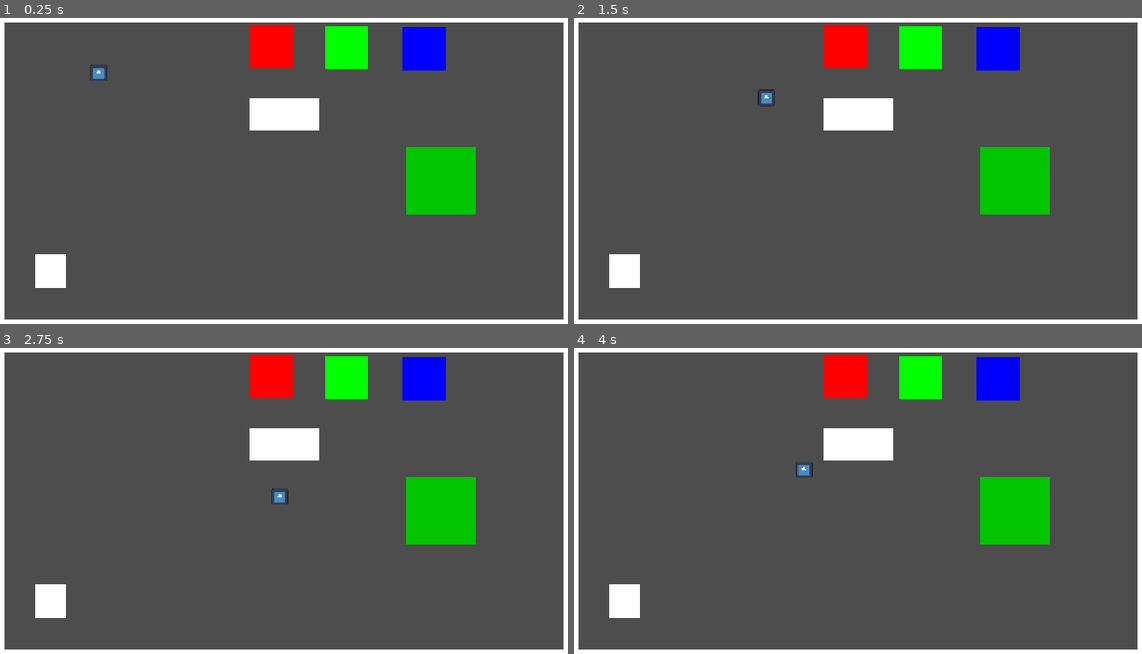
Above: before the commit, frames 1-4 (two rows, left to right).
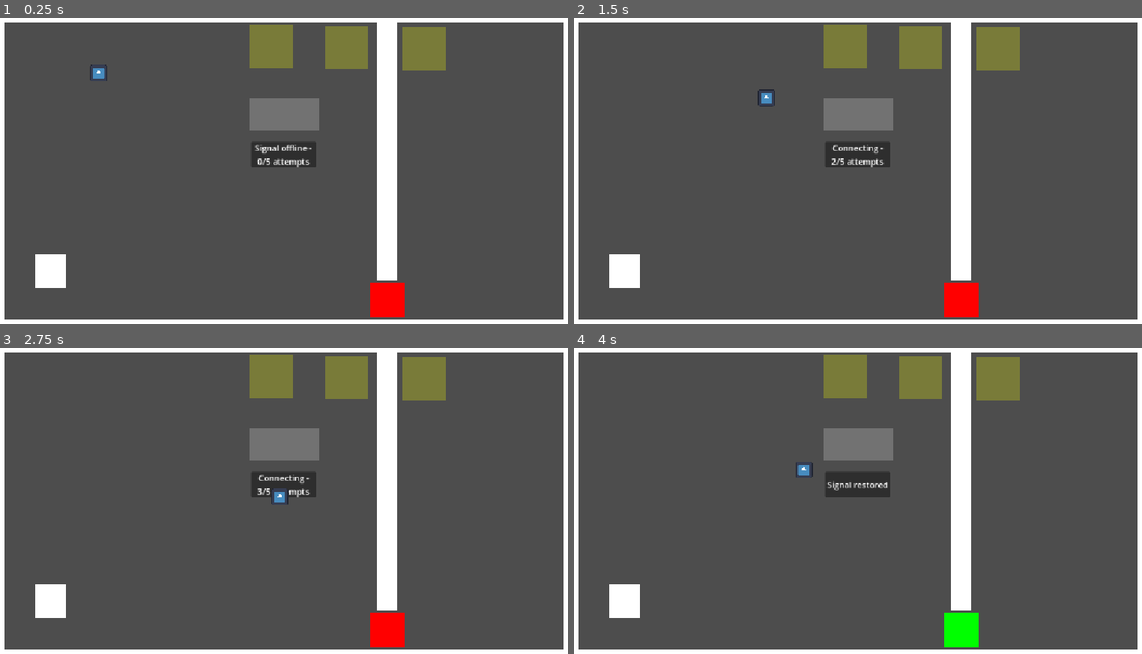
Above: after the commit, the same moments.

Repository: nicktaylor18/dead-air
Game: Godot game, scene res://scenes/Main.tscn
The game is run twice, just before and just after one commit, with the same random seed, the same clock (stepped at 60 frames per second) and the same inputs. The engine's default icon, where the game draws it, is replaced by a stand-in: a white triangle on a blue panel in a dark square.
Inputs:
- Up to frame 1 (0.25 s): no input
- Up to frame 2 (1.5 s): tap Enter at 0.5 s; hold D (Right) 0.53-1.28 s; hold E (try_connection) 0.53-1.28 s; hold S (Down) from 1.28 s (still down); tap E (try_connection) at 1.35 s
- Up to frame 3 (2.75 s): release S (Down) at 2.03 s; hold D (Right) from 2.03 s (still down); hold E (try_connection) from 2.03 s (still down)
- Up to frame 4 (4 s): release D (Right) at 2.78 s; release E (try_connection) at 2.78 s; hold W (Up) 2.78-3.53 s; tap E (try_connection) at 2.85 s; tap Space at 3.5 s; hold A (Left) from 3.53 s (still down); hold E (try_connection) from 3.53 s (still down)

The runs differ from the first frame. In frame 1, 12% of the frame differs, in the area x 43-84%, y 1-98%; in frame 2, 12%; in frame 3, 12%; in frame 4, 12%.

Commit message:
Module 1 Assessment - Maintenance Checkpoint
Your character must restore power to a security checkpoint inside the radio station.

A locked maintenance door blocks the only route to the exit.

A nearby control panel requires multiple activation attempts before the door can be unlocked.

Once you've restored the connection, the door opens, allowing the player to reach the exit.

Diff:
--- a/scenes/Console.tscn
+++ b/scenes/Console.tscn
@@ -6,7 +6,14 @@
 script = ExtResource("1_tqaav")
 required_attempts = 5
 
-[node name="StatusLabel" type="Label" parent="." unique_id=868372129]
-offset_right = 40.0
-offset_bottom = 23.0
+[node name="PanelContainer" type="PanelContainer" parent="." unique_id=23204541]
+offset_right = 125.0
+offset_bottom = 49.0
+
+[node name="StatusLabel" type="Label" parent="PanelContainer" unique_id=868372129]
+unique_name_in_owner = true
+custom_maximum_size = Vector2(125, 100)
+layout_mode = 2
 text = "Signal offline - 0/3 attempts"
+horizontal_alignment = 1
+autowrap_mode = 3
--- a/scenes/Main.tscn
+++ b/scenes/Main.tscn
@@ -1,24 +1,13 @@
 [gd_scene format=3 uid="uid://d16b0uqag33fy"]
 
 [ext_resource type="PackedScene" uid="uid://8u1y2khj8aq3" path="res://scenes/Player.tscn" id="1_elqb8"]
+[ext_resource type="PackedScene" uid="uid://cx1582i26q4to" path="res://scenes/vert_wall.tscn" id="2_nxtc6"]
 [ext_resource type="PackedScene" uid="uid://7fv77ooflgoa" path="res://scenes/crate.tscn" id="2_rvslj"]
+[ext_resource type="PackedScene" uid="uid://cqsbovk41gan2" path="res://scenes/hor_wall.tscn" id="3_jlsqs"]
 [ext_resource type="PackedScene" uid="uid://cxlwmxp86an0l" path="res://scenes/desk.tscn" id="3_rarhs"]
 [ext_resource type="PackedScene" uid="uid://decg628plhkwu" path="res://scenes/small_crate.tscn" id="4_vcsgt"]
-
-[sub_resource type="RectangleShape2D" id="RectangleShape2D_elqb8"]
-size = Vector2(40, 648)
-
-[sub_resource type="RectangleShape2D" id="RectangleShape2D_dsyr7"]
-size = Vector2(40, 648)
-
-[sub_resource type="RectangleShape2D" id="RectangleShape2D_rvslj"]
-size = Vector2(1152, 40)
-
-[sub_resource type="RectangleShape2D" id="RectangleShape2D_tj3jp"]
-size = Vector2(1152, 40)
-
-[sub_resource type="RectangleShape2D" id="RectangleShape2D_cl616"]
-size = Vector2(134, 131)
+[ext_resource type="PackedScene" uid="uid://d2ssnl1gs41i4" path="res://scenes/Console.tscn" id="7_jlsqs"]
+[ext_resource type="PackedScene" uid="uid://bf2bs5q6xaef" path="res://scenes/door.tscn" id="7_q8u5g"]
 
 [node name="Main" type="Node2D" unique_id=998002667]
 
@@ -30,53 +19,24 @@
 
 [node name="Walls" type="Node2D" parent="." unique_id=2107968689]
 
-[node name="VertWall" type="StaticBody2D" parent="Walls" unique_id=1786772384]
+[node name="VertWall" parent="Walls" unique_id=1485700101 instance=ExtResource("2_nxtc6")]
 
-[node name="VertColorRect" type="ColorRect" parent="Walls/VertWall" unique_id=1506689393]
-offset_right = 40.0
-offset_bottom = 648.0
-
-[node name="CollisionShape2D" type="CollisionShape2D" parent="Walls/VertWall" unique_id=1783430019]
-position = Vector2(20, 324)
-shape = SubResource("RectangleShape2D_elqb8")
-
-[node name="VertWall2" type="StaticBody2D" parent="Walls" unique_id=670833907]
+[node name="VertWall2" parent="Walls" unique_id=1695679526 instance=ExtResource("2_nxtc6")]
 position = Vector2(1112, 0)
 
-[node name="VertColorRect" type="ColorRect" parent="Walls/VertWall2" unique_id=2047623012]
-offset_right = 40.0
-offset_bottom = 648.0
+[node name="VertWall3" parent="Walls" unique_id=1766486067 instance=ExtResource("2_nxtc6")]
+position = Vector2(754, 0)
+scale = Vector2(1, 0.825)
 
-[node name="CollisionShape2D" type="CollisionShape2D" parent="Walls/VertWall2" unique_id=1756717895]
-position = Vector2(20, 324)
-shape = SubResource("RectangleShape2D_dsyr7")
+[node name="HorWall" parent="Walls" unique_id=1234593636 instance=ExtResource("3_jlsqs")]
 
-[node name="HorWall" type="StaticBody2D" parent="Walls" unique_id=692466476]
-
-[node name="HorRect2" type="ColorRect" parent="Walls/HorWall" unique_id=7089906]
-offset_right = 1152.0
-offset_bottom = 40.0
-
-[node name="CollisionShape2D" type="CollisionShape2D" parent="Walls/HorWall" unique_id=156585998]
-position = Vector2(576, 20)
-shape = SubResource("RectangleShape2D_rvslj")
-
-[node name="HorWall2" type="StaticBody2D" parent="Walls" unique_id=2089509583]
+[node name="HorWall2" parent="Walls" unique_id=1196304688 instance=ExtResource("3_jlsqs")]
 position = Vector2(0, 608)
-
-[node name="HorRect2" type="ColorRect" parent="Walls/HorWall2" unique_id=1188580449]
-offset_right = 1152.0
-offset_bottom = 40.0
-
-[node name="CollisionShape2D" type="CollisionShape2D" parent="Walls/HorWall2" unique_id=617119928]
-position = Vector2(576, 20)
-shape = SubResource("RectangleShape2D_tj3jp")
 
 [node name="Furniture" type="Node2D" parent="." unique_id=1291483307]
 
 [node name="Crate" parent="Furniture" unique_id=273118951 instance=ExtResource("2_rvslj")]
 position = Vector2(509, 44)
-crate_color = Color(1, 0, 0, 1)
 
 [node name="Desk" parent="Furniture" unique_id=2109648496 instance=ExtResource("3_rarhs")]
 position = Vector2(511, 185)
@@ -84,23 +44,18 @@
 [node name="SmallCrate" parent="Furniture" unique_id=541853133 instance=ExtResource("4_vcsgt")]
 position = Vector2(129, 514)
 
-[node name="SpecialCrate" type="StaticBody2D" parent="Furniture" unique_id=836255920]
-position = Vector2(810, 277)
-collision_layer = 4
-
-[node name="SpCrateRect" type="ColorRect" parent="Furniture/SpecialCrate" unique_id=1124083787]
-offset_right = 134.0
-offset_bottom = 131.0
-color = Color(6.8345666e-06, 0.7738233, 1.540184e-06, 1)
-
-[node name="CollisionShape2D" type="CollisionShape2D" parent="Furniture/SpecialCrate" unique_id=2145965873]
-position = Vector2(67, 65.5)
-shape = SubResource("RectangleShape2D_cl616")
-
 [node name="Crate2" parent="Furniture" unique_id=1769401921 instance=ExtResource("2_rvslj")]
 position = Vector2(655, 46)
-crate_color = Color(0, 1, 0, 1)
 
 [node name="Crate3" parent="Furniture" unique_id=1714649786 instance=ExtResource("2_rvslj")]
 position = Vector2(804, 48)
-crate_color = Color(0, 0, 1, 1)
+
+[node name="Console" parent="Furniture" unique_id=1728134349 instance=ExtResource("7_jlsqs")]
+position = Vector2(513, 268)
+
+[node name="Interactables" type="Node2D" parent="." unique_id=781004755]
+
+[node name="Door" parent="Interactables" unique_id=764587154 instance=ExtResource("7_q8u5g")]
+position = Vector2(741, 538)
+
+[connection signal="signal_restored" from="Furniture/Console" to="Interactables/Door" method="_on_console_signal_restored"]
--- a/scenes/Player.tscn
+++ b/scenes/Player.tscn
@@ -9,9 +9,9 @@
 [node name="Player" type="CharacterBody2D" unique_id=176103627]
 script = ExtResource("1_v6fml")
 
+[node name="CollisionShape2D" type="CollisionShape2D" parent="." unique_id=78113782]
+shape = SubResource("RectangleShape2D_dsyr7")
+
 [node name="Sprite2D" type="Sprite2D" parent="." unique_id=1726025981]
 scale = Vector2(0.25, 0.25)
 texture = ExtResource("2_3li8b")
-
-[node name="CollisionShape2D" type="CollisionShape2D" parent="." unique_id=78113782]
-shape = SubResource("RectangleShape2D_dsyr7")
--- a/scenes/console.gd
+++ b/scenes/console.gd
@@ -1,8 +1,9 @@
 extends Node2D
 
 var attempts: int = 0
+signal signal_restored
 @export var required_attempts: int = 3
-@onready var status_label: Label = $StatusLabel
+@onready var status_label: Label = %StatusLabel
 
 func _ready() -> void:
 	status_label.text = "Signal offline - 0/" + str(required_attempts) + " attempts"
@@ -16,6 +17,7 @@
 		print(attempts)
 		if attempts >= required_attempts:
 			status_label.text = "Signal restored"
+			emit_signal("signal_restored")
 
 func _unhandled_key_input(event: InputEvent) -> void:
 	if event.is_action_pressed("try_connection"):
--- a/scenes/crate.gd
+++ b/scenes/crate.gd
@@ -1,8 +1,8 @@
 extends StaticBody2D
 
-@export var crate_color: Color
+@export var crate_color: Color = Color(0.474, 0.481, 0.223, 1.0)
 
-@onready var crate_rect: ColorRect = $CrateRect
+@onready var crate_rect: ColorRect = %CrateRect
 
 func _ready() -> void:
 	crate_rect.color = crate_color
--- a/scenes/crate.tscn
+++ b/scenes/crate.tscn
@@ -8,10 +8,12 @@
 [node name="Crate" type="StaticBody2D" unique_id=273118951]
 script = ExtResource("1_b66cd")
 
-[node name="CrateRect" type="ColorRect" parent="." unique_id=1340505808]
-offset_right = 83.0
-offset_bottom = 83.0
-
 [node name="CollisionShape2D" type="CollisionShape2D" parent="." unique_id=1040900076]
 position = Vector2(41.5, 42)
 shape = SubResource("RectangleShape2D_0bbpv")
+
+[node name="CrateRect" type="ColorRect" parent="." unique_id=1340505808]
+unique_name_in_owner = true
+offset_right = 83.0
+offset_bottom = 83.0
+color = Color(0.474, 0.481, 0.223, 1)
--- a/scenes/desk.tscn
+++ b/scenes/desk.tscn
@@ -5,11 +5,12 @@
 
 [node name="Desk" type="StaticBody2D" unique_id=2109648496]
 
+[node name="CollisionShape2D" type="CollisionShape2D" parent="." unique_id=1797232736]
+position = Vector2(66.5, 31.5)
+shape = SubResource("RectangleShape2D_rarhs")
+
 [node name="DeskRect" type="ColorRect" parent="." unique_id=2129059398]
 offset_left = -1.0
 offset_right = 134.0
 offset_bottom = 62.0
-
-[node name="CollisionShape2D" type="CollisionShape2D" parent="." unique_id=1797232736]
-position = Vector2(66.5, 31.5)
-shape = SubResource("RectangleShape2D_rarhs")
+color = Color(0.446777, 0.44677705, 0.44677705, 1)
--- /dev/null
+++ b/scenes/door.gd
@@ -0,0 +1,11 @@
+extends StaticBody2D
+
+@onready var door_rect: ColorRect = %DoorRect
+
+func _ready() -> void:
+	collision_layer = 1
+
+func _on_console_signal_restored() -> void:
+	print("Door: Signal received")
+	collision_layer = 4
+	door_rect.color = Color(0.0, 1.0, 0.0, 1.0)
--- /dev/null
+++ b/scenes/door.tscn
@@ -0,0 +1,20 @@
+[gd_scene format=3 uid="uid://bf2bs5q6xaef"]
+
+[ext_resource type="Script" uid="uid://pr8pne53iw8g" path="res://scenes/door.gd" id="1_hpvv5"]
+
+[sub_resource type="RectangleShape2D" id="RectangleShape2D_cl616"]
+size = Vector2(67, 65)
+
+[node name="Door" type="StaticBody2D" unique_id=764587154]
+collision_layer = 4
+script = ExtResource("1_hpvv5")
+
+[node name="CollisionShape2D" type="CollisionShape2D" parent="." unique_id=58102035]
+position = Vector2(33.5, 32.5)
+shape = SubResource("RectangleShape2D_cl616")
+
+[node name="DoorRect" type="ColorRect" parent="." unique_id=706412595]
+unique_name_in_owner = true
+offset_right = 67.0
+offset_bottom = 66.0
+color = Color(1, 0, 0, 1)
--- /dev/null
+++ b/scenes/hor_wall.tscn
@@ -0,0 +1,14 @@
+[gd_scene format=3 uid="uid://cqsbovk41gan2"]
+
+[sub_resource type="RectangleShape2D" id="RectangleShape2D_rvslj"]
+size = Vector2(1152, 40)
+
+[node name="HorWall" type="StaticBody2D" unique_id=1234593636]
+
+[node name="HorRect2" type="ColorRect" parent="." unique_id=718988358]
+offset_right = 1152.0
+offset_bottom = 40.0
+
+[node name="CollisionShape2D" type="CollisionShape2D" parent="." unique_id=19818890]
+position = Vector2(576, 20)
+shape = SubResource("RectangleShape2D_rvslj")
--- a/scenes/small_crate.tscn
+++ b/scenes/small_crate.tscn
@@ -5,12 +5,12 @@
 
 [node name="SmallCrate" type="StaticBody2D" unique_id=541853133]
 
+[node name="CollisionShape2D" type="CollisionShape2D" parent="." unique_id=2041554236]
+position = Vector2(-1.5, 2.5)
+shape = SubResource("RectangleShape2D_vcsgt")
+
 [node name="SmCrateRect" type="ColorRect" parent="." unique_id=1639407725]
 offset_left = -32.0
 offset_top = -30.0
 offset_right = 29.0
 offset_bottom = 35.0
-
-[node name="CollisionShape2D" type="CollisionShape2D" parent="." unique_id=2041554236]
-position = Vector2(-1.5, 2.5)
-shape = SubResource("RectangleShape2D_vcsgt")
--- /dev/null
+++ b/scenes/vert_wall.tscn
@@ -0,0 +1,14 @@
+[gd_scene format=3 uid="uid://cx1582i26q4to"]
+
+[sub_resource type="RectangleShape2D" id="RectangleShape2D_elqb8"]
+size = Vector2(40, 648)
+
+[node name="VertWall" type="StaticBody2D" unique_id=1485700101]
+
+[node name="VertColorRect" type="ColorRect" parent="." unique_id=817891771]
+offset_right = 40.0
+offset_bottom = 648.0
+
+[node name="CollisionShape2D" type="CollisionShape2D" parent="." unique_id=389819782]
+position = Vector2(20, 324)
+shape = SubResource("RectangleShape2D_elqb8")
Not shown, added: scenes/door.gd.uid
